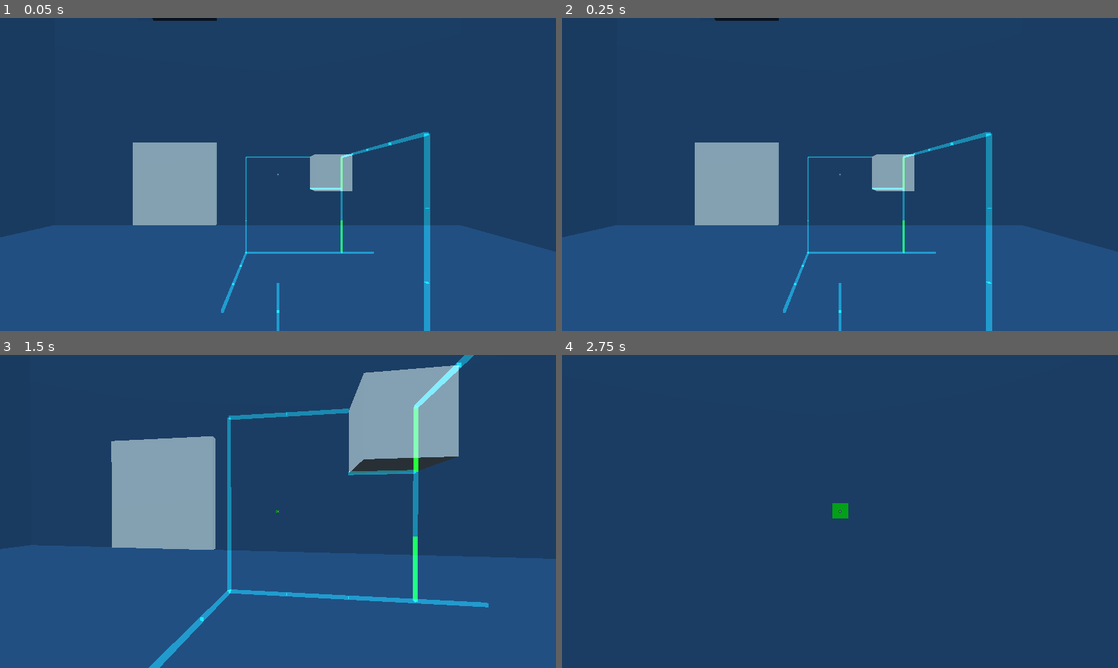
Above: before the commit, frames 1-4 (two rows, left to right).
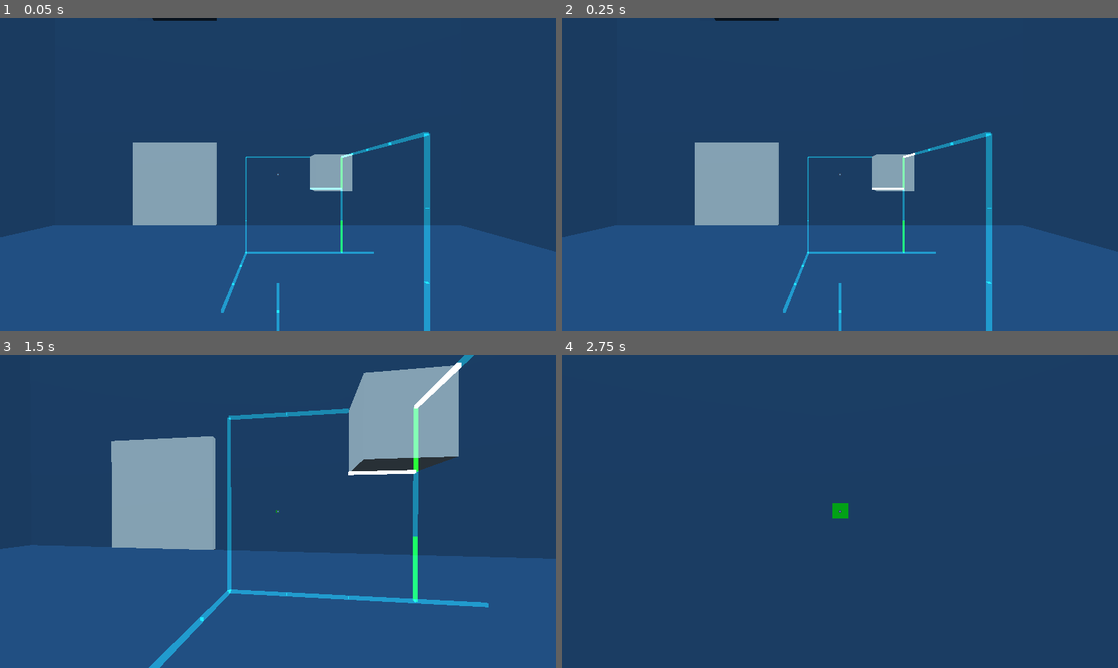
Above: after the commit, the same moments.

Repository: patrickgh3/rails
Game: Godot game, scene res://levels/MainWorld.tscn
Same seed, same stepped clock (60 frames per second), same inputs: the game is played once before the commit and once after it. The engine's default icon, where the game draws it, is replaced by a stand-in: a white triangle on a blue panel in a dark square.
Inputs (mouse positions are in pixels of both pictures, inside the frame that each line leads up to):
- Up to frame 1 (0.05 s): no input
- Up to frame 2 (0.25 s): no input
- Up to frame 3 (1.5 s): tap Enter at 0.5 s; move the mouse to (305, 511) at 0.52 s; hold Up (ui_up) from 0.53 s (still down); tap C (crouch) at 0.6 s; tap Space (jump) at 0.77 s; move the mouse to (250, 511) at 1.27 s; click (250, 511) at 1.35 s
- Up to frame 4 (2.75 s): keep holding Up (ui_up); tap Space (jump) at 1.52 s; move the mouse to (851, 505) at 2.02 s; hold U from 2.03 s (still down)

The runs differ from the first frame. In frame 1, less than 0.1% of the frame differs, in the area x 55-64%, y 43-55%; in frame 2, less than 0.1%; in frame 3, 0.3%, in the area x 62-83%, y 2-39%; in frame 4, nothing differs.
Error before the commit: Invalid set index 'max_db' (on base: 'null instance') with value of type 'float'. (res://objects/Box.gd:98)

Commit message:
Re-add audio stream players to box

Diff:
--- a/rails/objects/Box.tscn
+++ b/rails/objects/Box.tscn
@@ -1,19 +1,46 @@
-[gd_scene load_steps=4 format=2]
+[gd_scene load_steps=9 format=2]
 
 [ext_resource path="res://objects/Box.gd" type="Script" id=1]
+[ext_resource path="res://sounds/box_stop.wav" type="AudioStream" id=2]
+[ext_resource path="res://sounds/box_delivered.wav" type="AudioStream" id=3]
+[ext_resource path="res://sounds/box_undelivered.wav" type="AudioStream" id=4]
+[ext_resource path="res://sounds/box_rail.wav" type="AudioStream" id=5]
 
-[sub_resource type="BoxShape" id=3]
+[sub_resource type="BoxShape" id=1]
 
-[sub_resource type="CubeMesh" id=1]
+[sub_resource type="CubeMesh" id=2]
+
+[sub_resource type="AudioStreamRandomPitch" id=3]
+audio_stream = ExtResource( 2 )
 
 [node name="Box" type="KinematicBody"]
 script = ExtResource( 1 )
 
 [node name="CollisionShape" type="CollisionShape" parent="."]
 transform = Transform( 0.5, 0, 0, 0, 0.5, 0, 0, 0, 0.5, 0.5, 0.5, 0.5 )
-shape = SubResource( 3 )
+shape = SubResource( 1 )
 
 [node name="MeshInstance" type="MeshInstance" parent="."]
 transform = Transform( 0.5, 0, 0, 0, 0.5, 0, 0, 0, 0.5, 0.5, 0.5, 0.5 )
-mesh = SubResource( 1 )
+mesh = SubResource( 2 )
 material/0 = null
+
+[node name="RailSound1" type="AudioStreamPlayer3D" parent="."]
+transform = Transform( 1, 0, 0, 0, 1, 0, 0, 0, 1, 0.5, 0.5, 0.5 )
+stream = ExtResource( 5 )
+
+[node name="RailSound2" type="AudioStreamPlayer3D" parent="."]
+transform = Transform( 1, 0, 0, 0, 1, 0, 0, 0, 1, 0.5, 0.5, 0.5 )
+stream = ExtResource( 5 )
+
+[node name="StopSound" type="AudioStreamPlayer3D" parent="."]
+transform = Transform( 1, 0, 0, 0, 1, 0, 0, 0, 1, 0.5, 0.5, 0.5 )
+stream = SubResource( 3 )
+
+[node name="DeliveredSound" type="AudioStreamPlayer3D" parent="."]
+transform = Transform( 1, 0, 0, 0, 1, 0, 0, 0, 1, 0.5, 0.5, 0.5 )
+stream = ExtResource( 3 )
+
+[node name="UndeliveredSound" type="AudioStreamPlayer3D" parent="."]
+transform = Transform( 1, 0, 0, 0, 1, 0, 0, 0, 1, 0.5, 0.5, 0.5 )
+stream = ExtResource( 4 )
